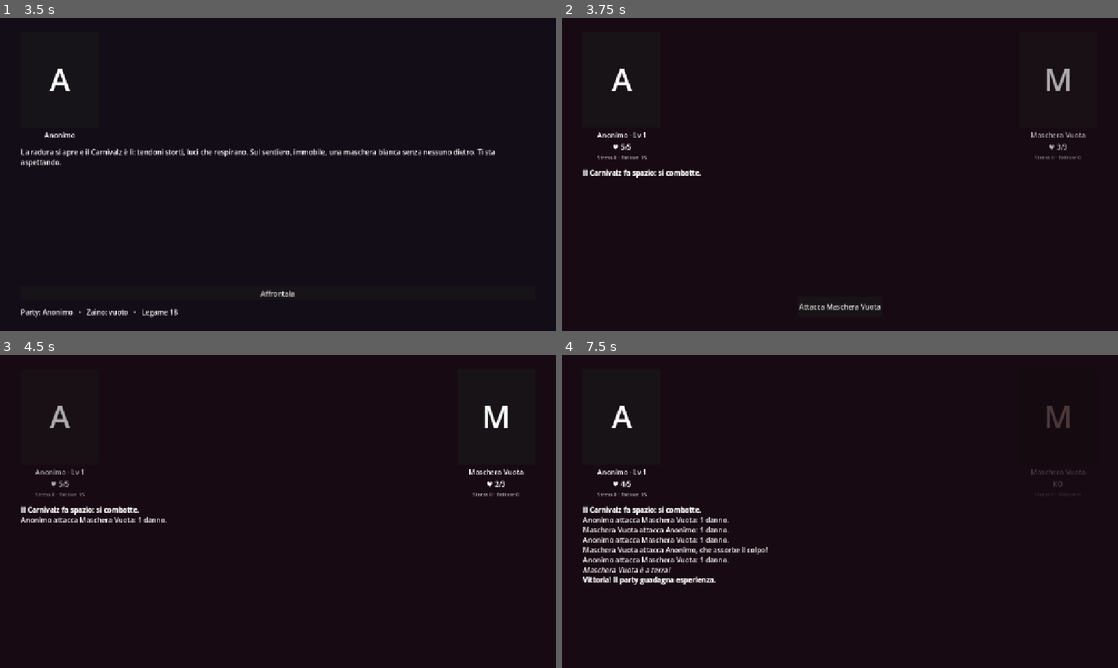
Above: before the commit, frames 1-4 (two rows, left to right).
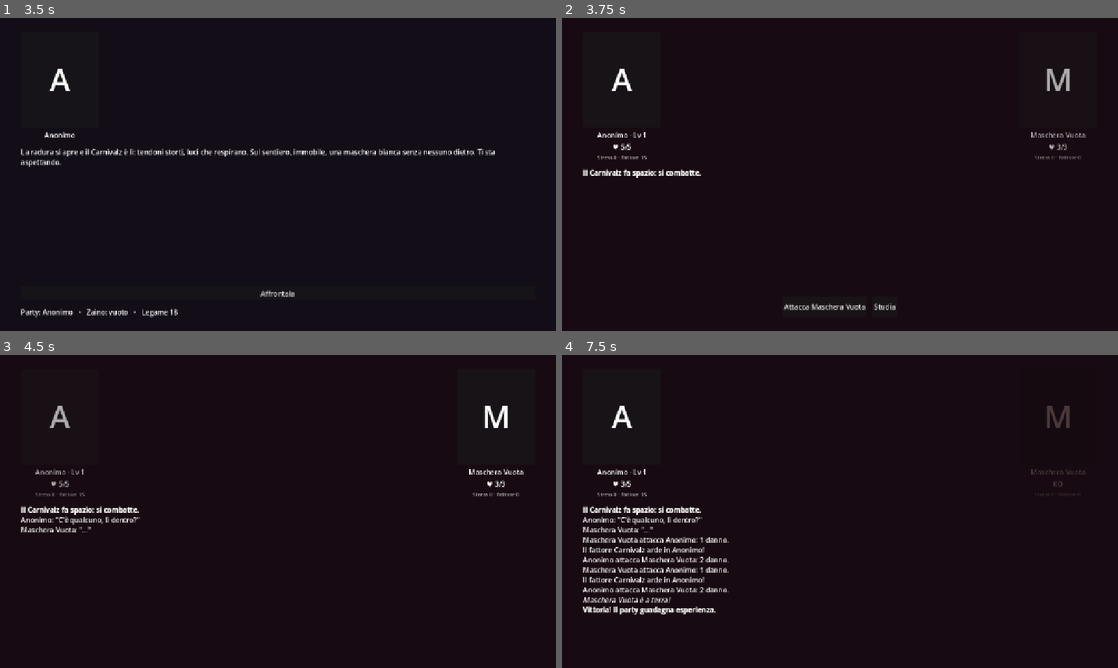
Above: after the commit, the same moments.

Repository: Rio-Chico-Devs/Carnivalz
Game: Godot game, scene res://scenes/Mappa.tscn
Same seed, same stepped clock (60 frames per second), same inputs: the game is played once before the commit and once after it.
Inputs (mouse positions are in pixels of both pictures, inside the frame that each line leads up to):
- Up to frame 1 (3.5 s): click "!" at 0.5 s; click "Inizia il Carnivalz" at 1.25 s; click "Taglia per il bosco" at 2 s; click "Prosegui da solo" at 2.75 s
- Up to frame 2 (3.75 s): click "Affrontala" at 3.5 s
- Up to frame 3 (4.5 s): click "Attacca Maschera Vuota" (after the commit: "Studia") at 4.25 s
- Up to frame 4 (7.5 s): tap Enter at 5 s; move the mouse to (962, 495) at 5.02 s; click (962, 495) at 5.17 s; click "Attacca Maschera Vuota" at 5.75 s; tap Space at 6.5 s; move the mouse to (728, 527) at 6.52 s; click (728, 527) at 6.67 s; click "Attacca Maschera Vuota" at 7.25 s

Frame 1 is identical in both runs. In frame 2, 0.3% of the frame differs, in the area x 39-60%, y 91-94%; in frame 3, 0.4%; in frame 4, 2.5%, in the area x 3-37%, y 40-83%.

Commit message:
Studio, convincibilita' e cedimento; il boss diventa Jerah
- Abilita' 'studio' (ce l'ha l'Anonimo): al posto dell'attacco intavola
  dialoghi con risposta — coppie domanda/risposta nella lista 'studio'
  di ogni personaggio, anche nemici comuni (Maschera Vuota, Giocoliere);
  registro 'studiati' in GameState per la futura sezione studio
- Boss convincibili o no ('convincibile' nei dati): i malvagi che
  manipolano il fattore non hanno speranza; canone aggiornato
- Nessuna conclusione 100% felice: alla soglia la fonte cede
  (testo_cedimento) ma continua ad attaccare; a ogni suo turno 50% di
  perdere statistiche (fattore -10, velocita' -1, 1 danno) fino alla
  sconfitta; gli scambi passano a studio_cedimento; iniziativa
  ricalcolata a ogni giro (tie-break deterministico)
- L'esito eroe dipende dall'essere stata convinta, non dal valore a
  fine scontro; cambia solo come muore
- Primo boss rinominato: 'L'ultimo spettacolo di Jerah' (nome poetico,
  canone: i boss incarnano la tragicita' dell'evento); nome_breve per
  log e bottoni, autowrap sul nome nei ritratti
- Sim: eroe mai per caso (0% attacchi puri), 94% con entrambe le leve,
  17% studiando da soli (esporsi costa), 100% leva+studio in coppia

Co-Authored-By: Claude Fable 5 <noreply@anthropic.com>
Claude-Session: https://claude.ai/code/session_01AE7uzpDH1Lo1PHb29aXJxZ

Diff:
--- a/data/classes.json
+++ b/data/classes.json
@@ -8,7 +8,7 @@
 			"velocita": 3,
 			"psiche": "concentrazione",
 			"fattore_base": 15,
-			"abilita": ["anonimato"],
+			"abilita": ["anonimato", "studio"],
 			"ritratto": "res://art/personaggi/anonimo.png"
 		},
 		{
--- a/data/events.json
+++ b/data/events.json
@@ -112,10 +112,10 @@
 			]
 		},
 		"boss": {
-			"testo": "Al centro della pista, l'Imbonitore ti aspetta a braccia aperte. \"Benvenuto, Anonimo. Ti aspettavamo.\" È lui la fonte. Il Carnivalz trattiene il fiato.",
-			"centro": "imbonitore",
+			"testo": "Al centro della pista, sotto una scritta che sanguina luce — L'ULTIMO SPETTACOLO DI JERAH — la fonte ti aspetta a braccia aperte. \"Benvenuto, Anonimo. Ti aspettavamo.\" Il Carnivalz trattiene il fiato.",
+			"centro": "jerah",
 			"scelte": [
-				{ "testo": "Estingui la fonte", "combatti": ["imbonitore"], "se_vinci": "vittoria", "se_vinci_eroe": "vittoria_eroe", "se_perdi": "sconfitta" }
+				{ "testo": "Estingui la fonte", "combatti": ["jerah"], "se_vinci": "vittoria", "se_vinci_eroe": "vittoria_eroe", "se_perdi": "sconfitta" }
 			]
 		},
 		"sconfitta": {
@@ -125,15 +125,15 @@
 			]
 		},
 		"vittoria": {
-			"testo": "La fonte si spegne senza una parola. Non c'era più niente da salvare: il nucleo cede, e l'Organizzazione segna il pianeta come perduto. Nessuna rinascita, stavolta. Solo silenzio dove c'era la musica sbagliata.",
-			"destra": "imbonitore",
+			"testo": "Jerah si spegne senza una parola, gli occhi ancora sul pubblico che non c'è. Non c'era più niente da salvare: il nucleo cede, e l'Organizzazione segna il pianeta come perduto. Nessuna rinascita, stavolta. Solo silenzio dove c'era la musica sbagliata.",
+			"destra": "jerah",
 			"scelte": [
 				{ "testo": "Torna alla mappa stellare", "reset": true }
 			]
 		},
 		"vittoria_eroe": {
-			"testo": "Qualcosa cede — non il corpo: la maschera. L'Imbonitore guarda la pista vuota e, per la prima volta, la lascia andare. Il nucleo si imbeve di fattore Carnivalz e si riassorbe: una pangea nuova, vita nuova, e tutte le anime in fila per rinascere. L'Organizzazione lo chiamerà esito eroe. Tu lo chiami com'era: una festa, finita bene.",
-			"centro": "imbonitore",
+			"testo": "L'ultimo spettacolo di Jerah finisce così: un inchino vero, il primo da anni, e la pista che si scioglie in luce. Il nucleo si imbeve di fattore Carnivalz e si riassorbe: una pangea nuova, vita nuova, e tutte le anime in fila per rinascere — anche la sua. L'Organizzazione lo chiamerà esito eroe. Tu lo chiami com'era: una festa, finita bene.",
+			"centro": "jerah",
 			"scelte": [
 				{ "testo": "Torna alla mappa stellare", "reset": true }
 			]
--- a/data/personaggi.json
+++ b/data/personaggi.json
@@ -6,7 +6,11 @@
 			"hp": 3,
 			"velocita": 1,
 			"xp": 8,
-			"ritratto": "res://art/personaggi/maschera_vuota.png"
+			"ritratto": "res://art/personaggi/maschera_vuota.png",
+			"studio": [
+				{ "domanda": "C'è qualcuno, lì dentro?", "risposta": "..." },
+				{ "domanda": "Chi eri?", "risposta": "..." }
+			]
 		},
 		{
 			"id": "giocoliere",
@@ -16,7 +20,11 @@
 			"psiche": "rabbia",
 			"fattore_base": 10,
 			"xp": 15,
-			"ritratto": "res://art/personaggi/giocoliere.png"
+			"ritratto": "res://art/personaggi/giocoliere.png",
+			"studio": [
+				{ "domanda": "Perché difendi la fonte?", "risposta": "Quando tutto bruciava, lui mi ha dato un posto nello spettacolo. I coltelli non fanno domande." },
+				{ "domanda": "Sai come finisce, vero?", "risposta": "Ogni spettacolo finisce. L'importante è non sbagliare l'ultimo numero." }
+			]
 		},
 		{
 			"id": "vecchio_clown",
@@ -24,22 +32,25 @@
 			"ritratto": "res://art/personaggi/vecchio_clown.png"
 		},
 		{
-			"id": "imbonitore",
-			"nome": "L'Imbonitore",
+			"id": "jerah",
+			"nome": "L'ultimo spettacolo di Jerah",
+			"nome_breve": "Jerah",
 			"hp": 5,
 			"velocita": 2,
 			"psiche": "concentrazione",
 			"fattore_base": 25,
 			"xp": 25,
-			"ritratto": "res://art/personaggi/imbonitore.png",
+			"ritratto": "res://art/personaggi/jerah.png",
 			"fonte": true,
+			"convincibile": true,
 			"speranza_soglia": 60,
+			"testo_cedimento": "Jerah vacilla. \"Che spettacolo, voi,\" mormora. Il tendone intero trema con lui. Ma non smette di attaccare: una fonte non può.",
 			"leve": [
 				{
 					"tipo": "oggetto",
 					"id": "medaglia_del_vecchio_circo",
 					"speranza": 25,
-					"testo": "La medaglia del vecchio circo ti scivola dalla tasca e rotola fino al centro della pista. L'Imbonitore smette di sorridere."
+					"testo": "La medaglia del vecchio circo ti scivola dalla tasca e rotola fino al centro della pista. Jerah smette di sorridere."
 				},
 				{
 					"tipo": "ospite",
@@ -48,11 +59,15 @@
 					"testo": "Il Vecchio Clown scosta il sipario ed entra in pista, zoppicando. \"Sono ancora qui, vecchio mio. Io non me ne sono mai andato.\""
 				}
 			],
-			"dialoghi_speranza": [
-				"Ti ricordi gli applausi veri? Ce n'è stato almeno uno, prima della fama.",
-				"Non è colpa tua. È il mondo a essere ingiusto. Ma tu non sei il mondo.",
-				"La fame, il gelo, gli sguardi: li hai già battuti una volta. Puoi farlo ancora.",
-				"Questa festa può finire senza che muoia nessun altro."
+			"studio": [
+				{ "domanda": "Chi eri, prima del tendone?", "risposta": "Un nome su un cartellone. E prima ancora, un bambino che nessuno guardava." },
+				{ "domanda": "Ti ricordi gli applausi veri?", "risposta": "Ricordo il silenzio, dopo. È l'unico pubblico che non mi ha mai tradito." },
+				{ "domanda": "Non è colpa tua. È il mondo a essere ingiusto.", "risposta": "E allora perché sono io, quello in fiamme?" },
+				{ "domanda": "Questa festa può finire senza che muoia nessun altro.", "risposta": "La festa È i morti, ragazzo. Ma continua a parlare." }
+			],
+			"studio_cedimento": [
+				{ "domanda": "Puoi ancora fermarti.", "risposta": "No. Ma posso scegliere il finale." },
+				{ "domanda": "Il tuo amico è rimasto. Tutti questi anni.", "risposta": "Lo so. Ditegli che il costume... era perfetto." }
 			]
 		}
 	]
--- a/data/regole.json
+++ b/data/regole.json
@@ -11,7 +11,11 @@
 	"legame_iniziale": 20,
 	"speranza_per_giro": 2,
 	"speranza_per_colpo_subito": 3,
-	"speranza_parla": 10,
+	"speranza_studio": 10,
+	"probabilita_cedimento": 0.5,
+	"cedimento_fattore": 10,
+	"cedimento_velocita": 1,
+	"cedimento_hp": 1,
 	"xp_base": 10,
 	"xp_esponente": 1.5,
 	"livello_massimo": 130,
--- a/scenes/Ritratto.tscn
+++ b/scenes/Ritratto.tscn
@@ -30,6 +30,7 @@
 unique_name_in_owner = true
 layout_mode = 2
 horizontal_alignment = 1
+autowrap_mode = 3
 
 [node name="Extra" type="Label" parent="."]
 unique_name_in_owner = true
--- a/scripts/Combattimento.gd
+++ b/scripts/Combattimento.gd
@@ -25,12 +25,16 @@
 var in_corso := true
 var giocatore_ha_vinto := false
 
-# Esito eroe: se tra i nemici c'è una fonte, la speranza può convincerla.
-# Sale con le leve (oggetti/ospiti/compagni nei dati della fonte), parlando,
-# sopportando i colpi e prolungando lo scontro.
+# Esito eroe: se tra i nemici c'è una fonte convincibile, la speranza può
+# farla cedere. Sale con le leve (oggetti/ospiti/compagni nei dati della
+# fonte), con l'abilità "studio" (dialoghi con risposta), sopportando i
+# colpi e prolungando lo scontro. Una fonte convinta NON smette di
+# attaccare: le sue statistiche cedono a poco a poco, fino alla sconfitta.
+# Cambia solo come muore. I boss malvagi hanno convincibile: false.
 var fonte: Dictionary = {}
 var speranza := 0
-var indice_dialogo := 0
+var convinto := false
+var indice_studio := 0
 
 func _ready() -> void:
 	for id_classe in GameState.party:
@@ -40,12 +44,11 @@
 		var dati: Dictionary = GameState.personaggi.get(id_nemico, {})
 		if fonte.is_empty() and dati.get("fonte", false):
 			fonte = dati
-	combattenti.sort_custom(func(a, b): return a.velocita > b.velocita)
 	scrivi("[b]Il Carnivalz fa spazio: si combatte.[/b]")
-	if not fonte.is_empty():
+	if fonte.get("convincibile", false):
 		etichetta_speranza.visible = true
-		applica_leve()
 		aggiorna_speranza(0)
+	applica_leve()
 	esegui_scontro()
 
 func applica_leve() -> void:
@@ -60,14 +63,17 @@
 			"compagno":
 				presente = id_leva in GameState.party
 		if presente:
-			speranza += int(leva.get("speranza", 0))
 			scrivi("[i]%s[/i]" % leva.get("testo", ""))
+			aggiorna_speranza(int(leva.get("speranza", 0)))
 
 func aggiorna_speranza(quantita: int) -> void:
-	if fonte.is_empty():
+	if not fonte.get("convincibile", false):
 		return
 	speranza = clampi(speranza + quantita, 0, 100)
 	etichetta_speranza.text = "Speranza %d / %d" % [speranza, int(fonte.get("speranza_soglia", 100))]
+	if not convinto and speranza >= int(fonte.get("speranza_soglia", 100)):
+		convinto = true
+		scrivi("[b]%s[/b]" % fonte.get("testo_cedimento", "Qualcosa, nella fonte, ha ceduto."))
 
 func aggiungi_combattente(id_personaggio: String, giocatore: bool) -> void:
 	var dati: Dictionary = GameState.personaggi.get(id_personaggio, {})
@@ -92,7 +98,7 @@
 	var combattente := {
 		"indice": combattenti.size(),
 		"id": id_personaggio,
-		"nome": dati.get("nome", id_personaggio),
+		"nome": dati.get("nome_breve", dati.get("nome", id_personaggio)),
 		"hp": hp_max,
 		"hp_max": hp_max,
 		"velocita": int(dati.get("velocita", 3)),
@@ -111,6 +117,9 @@
 
 func esegui_scontro() -> void:
 	while in_corso:
+		# il cedimento puo' cambiare le velocita': l'iniziativa si ricalcola
+		combattenti.sort_custom(func(a, b):
+			return a.indice < b.indice if a.velocita == b.velocita else a.velocita > b.velocita)
 		for combattente in combattenti:
 			if not in_corso:
 				break
@@ -132,16 +141,20 @@
 func esegui_turno(attaccante: Dictionary) -> void:
 	evidenzia(attaccante)
 	if attaccante.giocatore:
-		mostra_azioni()
+		mostra_azioni(attaccante)
 		var azione: Dictionary = await azione_scelta
-		if azione.get("parla", false):
-			parla(attaccante)
+		if azione.get("studia", false):
+			studia(attaccante)
 		else:
 			attacca(attaccante, azione.bersaglio)
 	else:
 		await get_tree().create_timer(0.8).timeout
-		var possibili := vivi(true)
-		attacca(attaccante, possibili[GameState.rng.randi_range(0, possibili.size() - 1)])
+		if convinto and attaccante.id == fonte.get("id", "") \
+				and GameState.rng.randf() < float(GameState.regole.get("probabilita_cedimento", 0.5)):
+			cedimento(attaccante)
+		else:
+			var possibili := vivi(true)
+			attacca(attaccante, possibili[GameState.rng.randi_range(0, possibili.size() - 1)])
 	# tenere acceso il fattore costa: lo stress sale a ogni azione
 	var passo := int(GameState.regole.get("stress_per_fattore", 25))
 	var costo := floori(attaccante.fattore / float(maxi(passo, 1)))
@@ -149,7 +162,7 @@
 		attaccante.stress = clampi(attaccante.stress + costo, 0, 100)
 		aggiorna_scheda(attaccante)
 
-func mostra_azioni() -> void:
+func mostra_azioni(attaccante: Dictionary) -> void:
 	for figlio in azioni.get_children():
 		figlio.queue_free()
 	for nemico in vivi(false):
@@ -157,25 +170,53 @@
 		bottone.text = "Attacca %s" % nemico.nome
 		bottone.pressed.connect(_scegli.bind({"bersaglio": nemico}))
 		azioni.add_child(bottone)
-	if not fonte.is_empty():
-		var bottone_parla := Button.new()
-		bottone_parla.text = "Parla"
-		bottone_parla.pressed.connect(_scegli.bind({"parla": true}))
-		azioni.add_child(bottone_parla)
+	if "studio" in GameState.classi.get(attaccante.id, {}).get("abilita", []):
+		var bottone_studia := Button.new()
+		bottone_studia.text = "Studia"
+		bottone_studia.pressed.connect(_scegli.bind({"studia": true}))
+		azioni.add_child(bottone_studia)
 
 func _scegli(azione: Dictionary) -> void:
 	for figlio in azioni.get_children():
 		figlio.queue_free()
 	azione_scelta.emit(azione)
 
-func parla(chi: Dictionary) -> void:
-	aggiorna_speranza(int(GameState.regole.get("speranza_parla", 10)))
-	var battute: Array = fonte.get("dialoghi_speranza", [])
-	if battute.is_empty():
-		scrivi("%s cerca le parole giuste." % chi.nome)
+func studia(chi: Dictionary) -> void:
+	var bersaglio := bersaglio_studio()
+	if bersaglio.is_empty():
 		return
-	scrivi("%s: \"%s\"" % [chi.nome, battute[indice_dialogo % battute.size()]])
-	indice_dialogo += 1
+	var dati: Dictionary = GameState.personaggi.get(bersaglio.id, {})
+	var scambi: Array = dati.get("studio", [])
+	if convinto and bersaglio.id == fonte.get("id", "") and dati.has("studio_cedimento"):
+		scambi = dati["studio_cedimento"]
+	if scambi.is_empty():
+		scrivi("%s studia %s: nessuna risposta, solo la musica sbagliata." % [chi.nome, bersaglio.nome])
+	else:
+		var scambio: Dictionary = scambi[indice_studio % scambi.size()]
+		indice_studio += 1
+		scrivi("%s: \"%s\"" % [chi.nome, scambio.get("domanda", "")])
+		scrivi("%s: \"%s\"" % [bersaglio.nome, scambio.get("risposta", "")])
+	GameState.segna_studiato(bersaglio.id)
+	if bersaglio.id == fonte.get("id", ""):
+		aggiorna_speranza(int(GameState.regole.get("speranza_studio", 10)))
+
+func bersaglio_studio() -> Dictionary:
+	# si studia prima di tutto la fonte, altrimenti il primo nemico vivo
+	for combattente in vivi(false):
+		if combattente.id == fonte.get("id", ""):
+			return combattente
+	var nemici := vivi(false)
+	return nemici[0] if not nemici.is_empty() else {}
+
+func cedimento(combattente: Dictionary) -> void:
+	# la fonte convinta perde pezzi di spettacolo: statistiche giu', fino alla fine
+	combattente.fattore = maxi(combattente.fattore - int(GameState.regole.get("cedimento_fattore", 10)), 0)
+	combattente.velocita = maxi(combattente.velocita - int(GameState.regole.get("cedimento_velocita", 1)), 1)
+	combattente.hp = maxi(combattente.hp - int(GameState.regole.get("cedimento_hp", 1)), 0)
+	scrivi("[i]Lo spettacolo di %s si spegne un po' di più.[/i]" % combattente.nome)
+	aggiorna_scheda(combattente)
+	if combattente.hp <= 0:
+		_su_ko(combattente)
 
 func attacca(attaccante: Dictionary, bersaglio: Dictionary) -> void:
 	var danno := int(GameState.regole.get("danno_attacco", 1))
@@ -292,8 +333,7 @@
 			if not combattente.giocatore:
 				xp_totale += combattente.xp
 		GameState.premia_vittoria(xp_totale)
-		var eroe := not fonte.is_empty() and dopo_vittoria_eroe != "" \
-				and speranza >= int(fonte.get("speranza_soglia", 100))
+		var eroe := convinto and dopo_vittoria_eroe != ""
 		GameState.nodo_corrente = dopo_vittoria_eroe if eroe else dopo_vittoria
 		get_tree().change_scene_to_file(SCENA_EVENTI)
 	elif dopo_sconfitta != "":
--- a/scripts/GameState.gd
+++ b/scripts/GameState.gd
@@ -33,6 +33,7 @@
 var nodo_corrente: String = ""
 var carnivalz_corrente: String = ""
 var ospiti: Array[String] = []       # personaggi temporanei della campagna
+var studiati: Array[String] = []     # chi hai studiato (per la sezione studio futura)
 
 var nemici_combattimento: Array = []
 var nodo_se_vinci: String = ""
@@ -97,6 +98,7 @@
 	livelli.clear()
 	xp.clear()
 	stress.clear()
+	studiati.clear()
 	legame = int(regole.get("legame_iniziale", 20))
 	if id_protagonista != "":
 		classi_sbloccate.append(id_protagonista)
@@ -177,6 +179,10 @@
 	if personaggi.has(id_personaggio) and id_personaggio not in ospiti:
 		ospiti.append(id_personaggio)
 
+func segna_studiato(id_personaggio: String) -> void:
+	if id_personaggio not in studiati:
+		studiati.append(id_personaggio)
+
 func prepara_combattimento(nemici: Array, se_vinci: String, se_vinci_eroe: String, se_perdi: String) -> void:
 	nemici_combattimento = nemici.duplicate()
 	nodo_se_vinci = se_vinci
Not shown, changed: README.md
Not shown, changed: docs/storia.md
